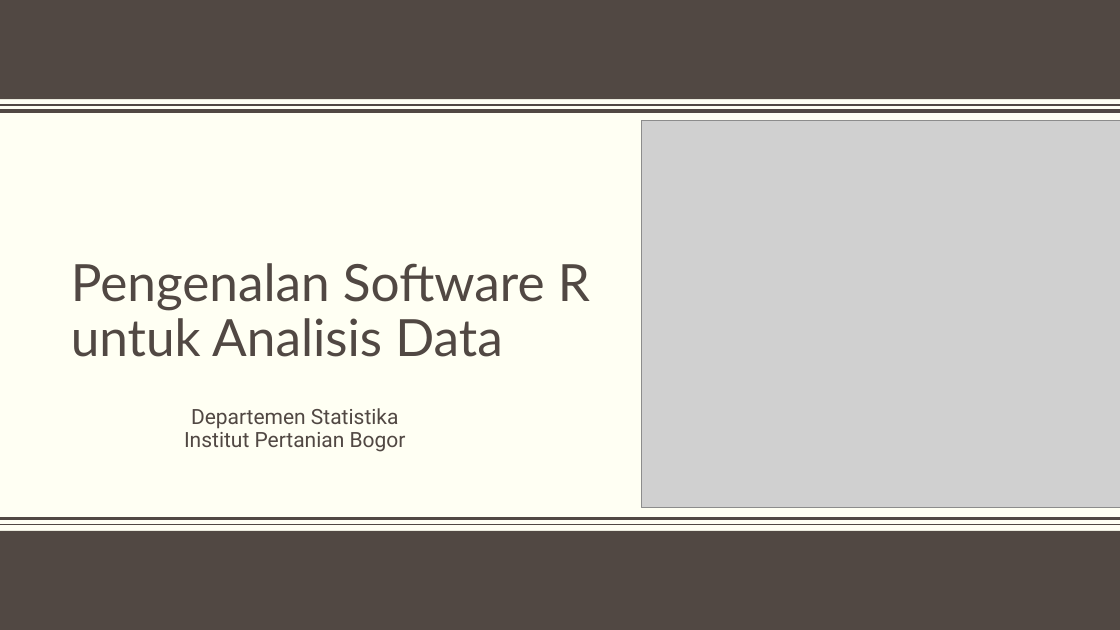
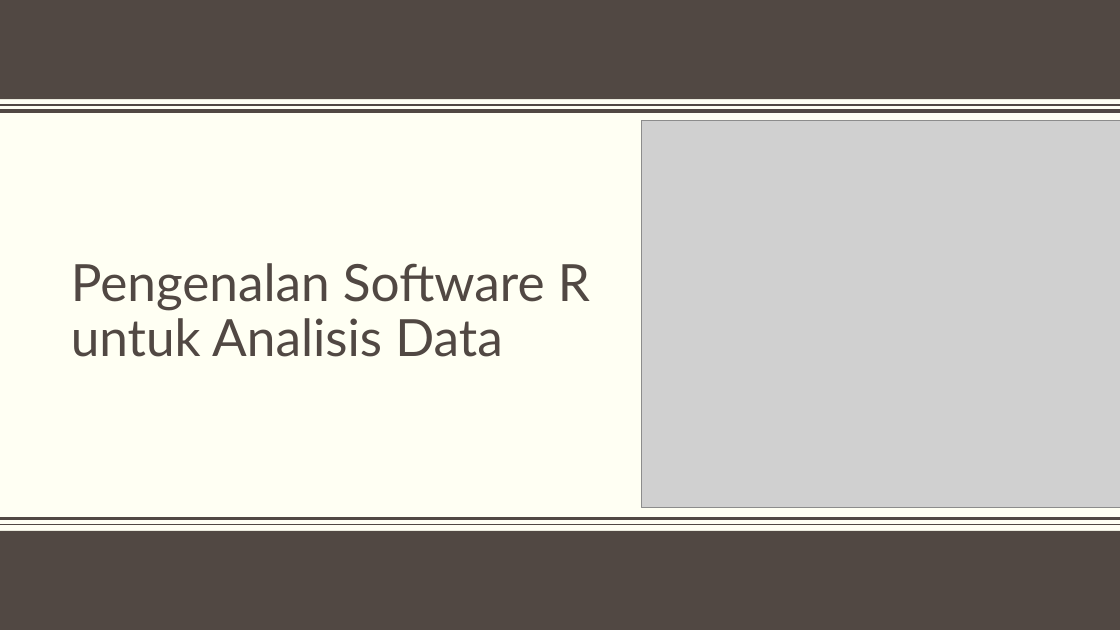
Before and after one commit to dewikiswani/pengantar-R, a slide deck: slide 1 of slide/korelasi dan regresi.pptx. Drawn at 1120x630 pixels with LibreOffice and Linux fonts; fonts in the diff are those of the drawing; grey boxes stand for pictures; background and template pictures are left out. Boxes give left, top, right and bottom in pixels: in the first picture for what was removed or moved away, otherwise in the second. Text is boxed around its words. In the diff, an @@ line names an element or a change of style, - is before the commit and + after.

```diff
--- a/slide/korelasi dan regresi.pptx
+++ b/slide/korelasi dan regresi.pptx
@@ subtitle removed at [184,408,406,452] @@
-Departemen Statistika
-Institut Pertanian Bogor
```
Also in this commit, not shown: 2 other slides changed, 1 slide removed, 1 other file.
